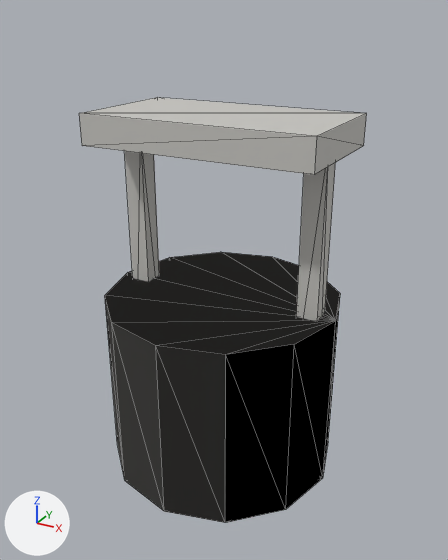
The glTF model public/model/quaternius/props/Well.glb: old version first, new version second.
One viewpoint serves both versions: a 50 mm camera at (1.34, -2.43, 2.19) aimed at (0.02, -0.02, 0.99). Every picture has the same lights, and +X, +Y and +Z are marked at lower left. The first picture is the older version. Mesh edges are drawn as thin lines. Vertices at exactly the same position are counted once.

Names of what the first picture shows: 'filler_Well'.
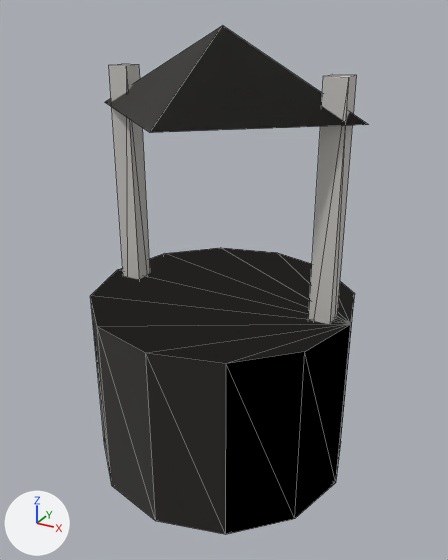
Location of each change, (x1, y1, x2, y2) in pixels of the pictures (448 x 560 px; the box of a moved part takes in the faces that stretch with it):
'filler_Well', reshaped (19% taller): before (79, 97, 367, 523); after (90, 26, 369, 534)
part 1 of me_well, moved or reshaped: before (105, 252, 340, 523); after (90, 248, 354, 534)
part 2 of me_well, added: after (109, 64, 150, 279)
part 3 of me_well, added: after (309, 74, 357, 325)
part 4 of me_well, deleted: before (125, 151, 159, 282)
part 5 of me_well, deleted: before (296, 162, 336, 322)
part 6 of me_well, deleted: before (79, 97, 367, 175)
part 7 of me_well, added: after (105, 26, 369, 133)

The edits, one by one:
me_well is used by ob_filler_well; location (0.0, 0.0, 0.0).
Verts and faces of me_well; kept vertices keep their numbers, new ones are numbered from 50.
me_well had 50 vertices, 80 faces and spanned x -0.58..0.58, y -0.58..0.58, z 0.0..1.77.
me_well now has 47 vertices, 74 faces and spans x -0.65..0.65, y -0.65..0.65, z 0.0..2.12.
me_well part 1: the loose piece of 26 vertices spanning x -0.58..0.58, y -0.58..0.58, z 0.0..0.9 is scaled about its middle by (1.12, 1.12, 1).
me_well part 2: a new loose piece, a box spanning x -0.57..-0.47, y -0.05..0.05, z 0.55..1.95, in mat_props_well_material (light grey #cbc8c4).
me_well part 3: a new loose piece, a box spanning x 0.47..0.57, y -0.05..0.05, z 0.55..1.95, in mat_props_well_material (light grey #cbc8c4).
me_well part 4: the loose piece of 8 vertices spanning x -0.51..-0.41, y -0.05..0.05, z 0.5..1.7 is deleted.
me_well part 5: the loose piece of 8 vertices spanning x 0.41..0.51, y -0.05..0.05, z 0.5..1.7 is deleted.
me_well part 6: the loose piece of 8 vertices spanning x -0.55..0.55, y -0.3..0.3, z 1.63..1.77 is deleted.
Part 7, on me_well:
New vertex 50 is at (0.65, 0.0, 1.77), pixel (368, 124).
New vertex 51 is at (0.0, -0.55, 1.77), pixel (149, 132).
New vertex 52 is at (-0.65, 0.0, 1.77), pixel (104, 102).
New vertex 53 is at (0.0, 0.55, 1.77).
New vertex 54 is at (0.0, 0.0, 2.12), pixel (222, 25).
New faces: (50, 52, 51), (50, 53, 52), (50, 51, 54), (51, 52, 54), (52, 53, 54), (50, 54, 53).
